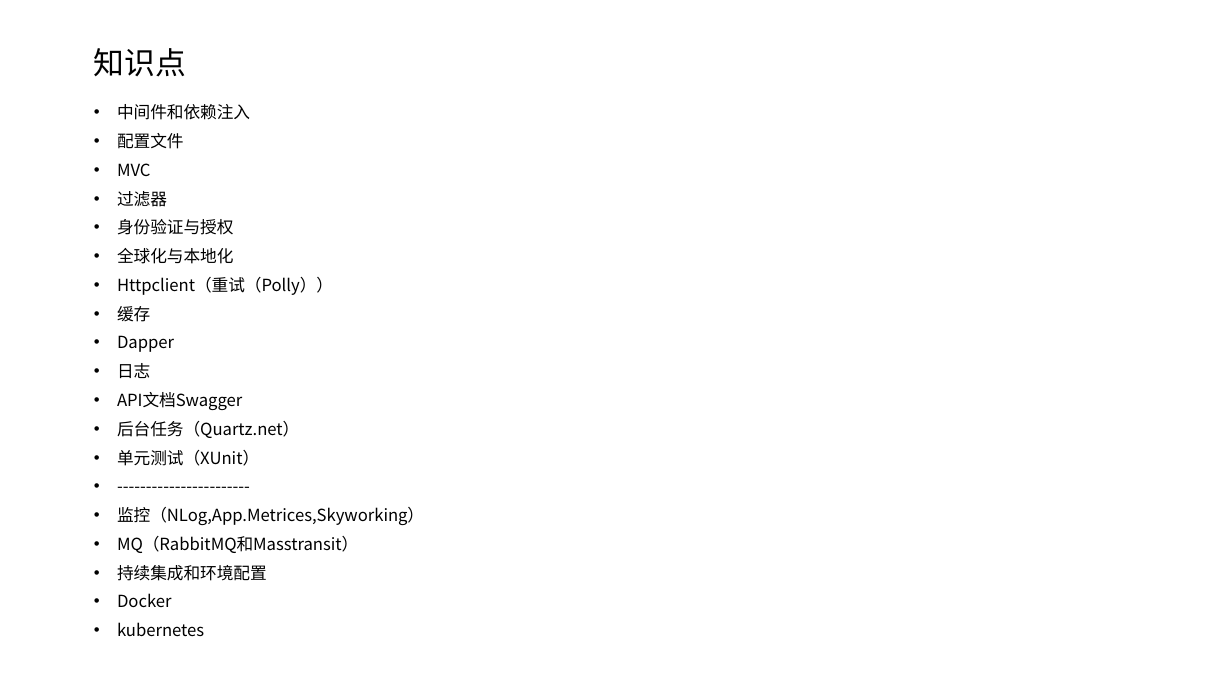
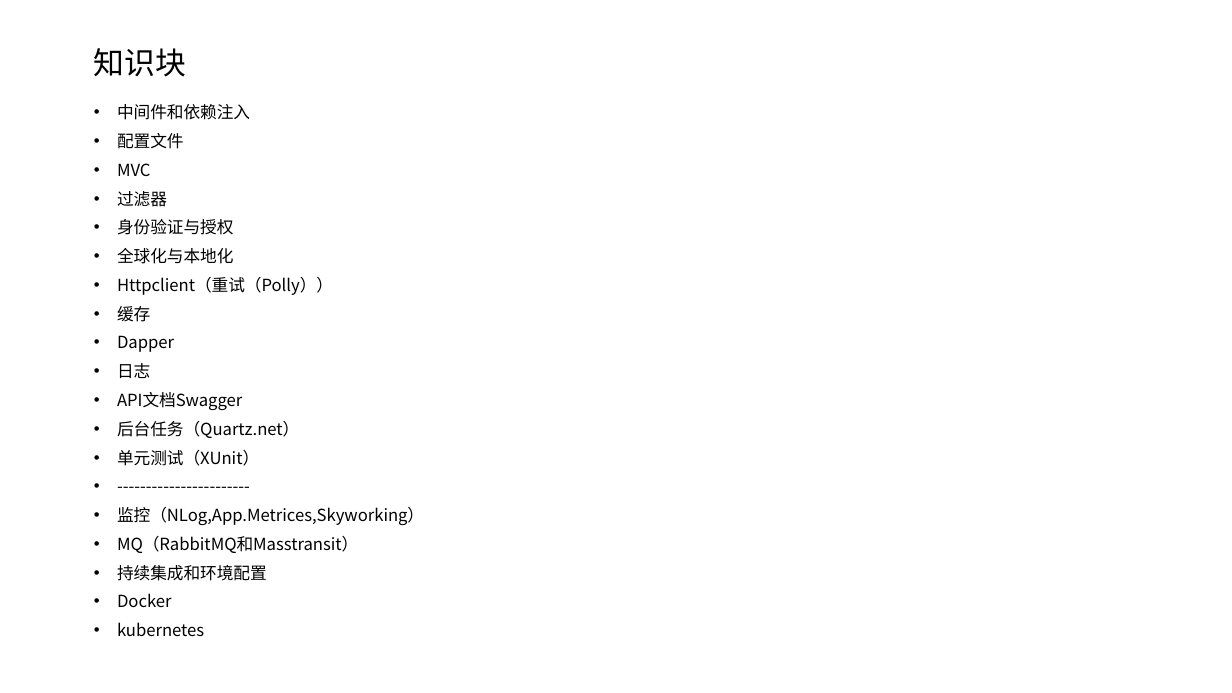
Before and after one commit to axzxs2001/aspnetcore5.0, a slide deck: slide 2 of aspnetcore3.0course/docs/aspnetcore3.0course.pptx. Drawn at 1232x693 pixels with LibreOffice and Linux fonts; fonts in the diff are those of the drawing. Boxes give left, top, right and bottom in pixels: in the first picture for what was removed or moved away, otherwise in the second. Text is boxed around its words. In the diff, an @@ line names an element or a change of style, - is before the commit and + after.

```diff
--- a/aspnetcore3.0course/docs/aspnetcore3.0course.pptx
+++ b/aspnetcore3.0course/docs/aspnetcore3.0course.pptx
@@ title at [94,48,186,77]: text changed @@
-知识点
+知识块
```
Also in this commit, not shown: 9 other slides changed, 6 slides added, 3 other files.
